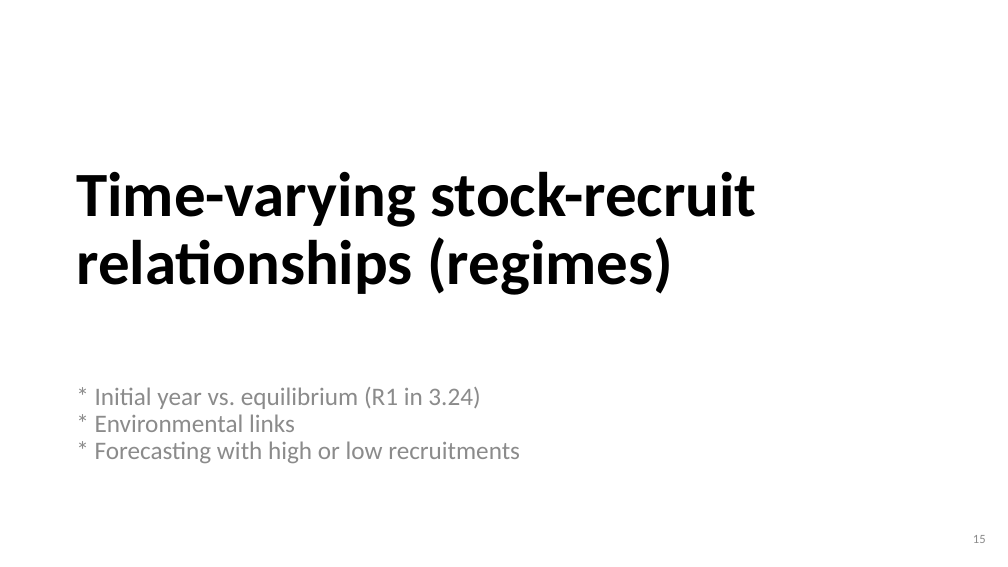
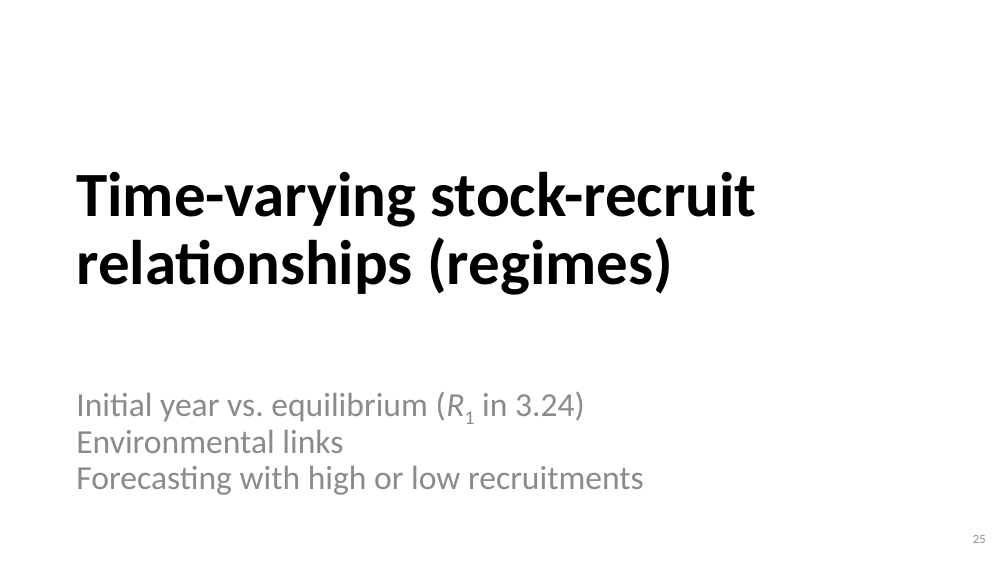
Before and after one commit to iantaylor-NOAA/SSrecruitment, a slide deck: slide 25 of Modeling Recruitment in Stock Synthesis.pptx (slide 15 before the commit). Drawn at 1008x567 pixels with LibreOffice and Linux fonts; fonts in the diff are those of the drawing. Boxes give left, top, right and bottom in pixels: in the first picture for what was removed or moved away, otherwise in the second. Text is boxed around its words. In the diff, an @@ line names an element or a change of style, - is before the commit and + after.

```diff
--- a/Modeling Recruitment in Stock Synthesis.pptx
+++ b/Modeling Recruitment in Stock Synthesis.pptx
@@ text at box(76, 392, 644, 495): text changed; size 24 to 32 pt @@
-* Initial year vs. equilibrium (R1 in 3.24)
-* Environmental links
-* Forecasting with high or low recruitments
+Initial year vs. equilibrium (R1 in 3.24)
+Environmental links
+Forecasting with high or low recruitments
@@ page number at box(973, 535, 986, 543): text changed @@
-15
+25
```
Also in this commit, not shown: 8 other slides changed, 11 slides added, 1 slide removed, 1 other file.
